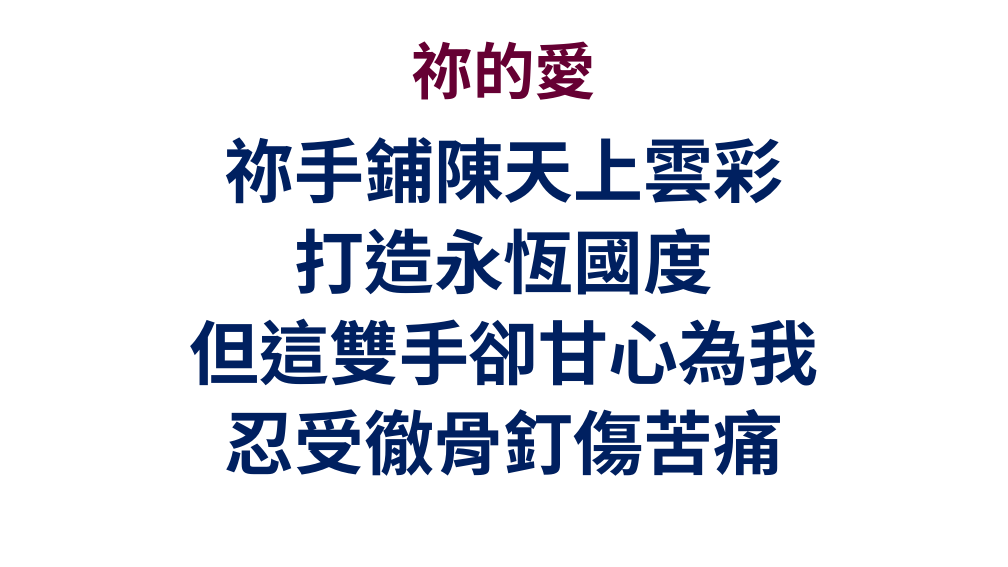
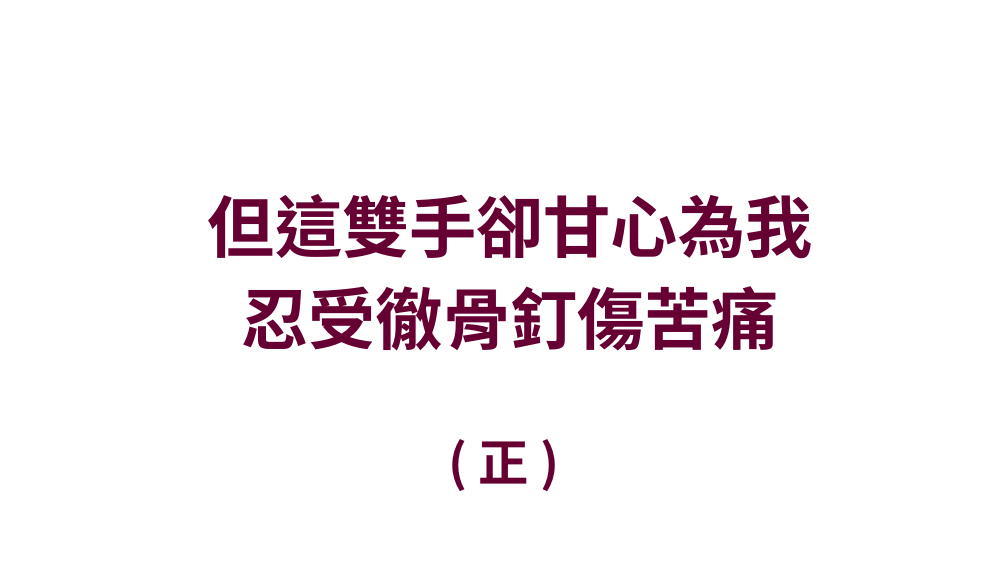
Before and after one commit to batisuoc/prayermeeting, a slide deck: slide 5 of 2021/11月/11-11.pptx (slide 2 before the commit). Drawn at 1008x567 pixels with LibreOffice and Linux fonts; fonts in the diff are those of the drawing; background and template pictures are left out. Boxes give left, top, right and bottom in pixels: in the first picture for what was removed or moved away, otherwise in the second. Text is boxed around its words. In the diff, an @@ line names an element or a change of style, - is before the commit and + after.

```diff
--- a/2021/11月/11-11.pptx
+++ b/2021/11月/11-11.pptx
@@ title removed at (x1=411, y1=41, x2=596, y2=100) @@
-祢的愛
@@ text at (x1=224, y1=137, x2=783, y2=295): paragraphs removed @@
-祢手鋪陳天上雲彩
-打造永恆國度
@@ text "但這雙手卻甘心為我" moved from (x1=189, y1=137, x2=818, y2=476) to (x1=208, y1=194, x2=813, y2=351) @@
@@ text "但這雙手卻甘心為我" at (x1=208, y1=194, x2=813, y2=351): size 50 to 48 pt, font Noto Sans CJK TC to Noto Sans CJK SC, text colour #002060 to #660033; indent changed; line spacing 0.9 to 1; less space between paragraphs; vertical alignment top to middle @@
@@ text added at (x1=479, y1=441, x2=529, y2=484), 36 pt, text #660033, bold @@
+( 正 )
```
Also in this commit, not shown: 19 other slides changed, 23 slides added.
